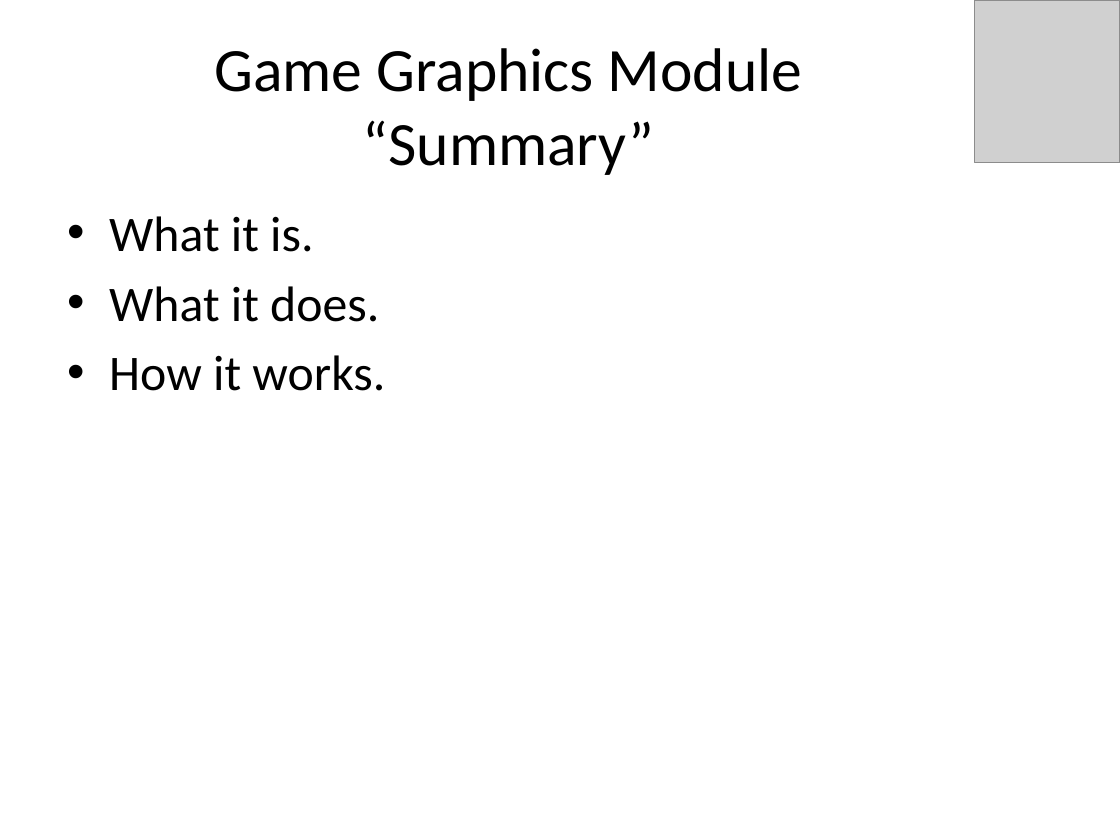
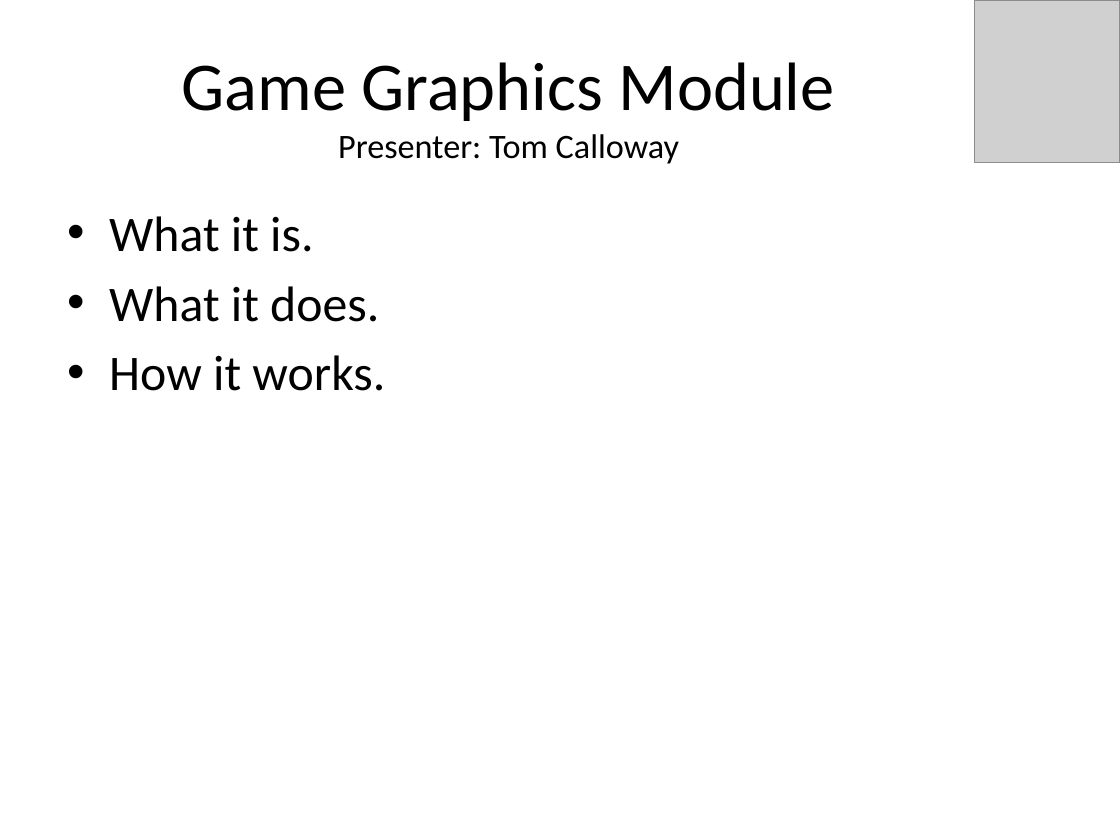
Before and after one commit to idxExtropy/duel-reality, a slide deck: slide 4 of Docs/DUEL REALITY .pptx. Drawn at 1120x840 pixels with LibreOffice and Linux fonts; fonts in the diff are those of the drawing; grey boxes stand for pictures. Boxes give left, top, right and bottom in pixels: in the first picture for what was removed or moved away, otherwise in the second. Text is boxed around its words. In the diff, an @@ line names an element or a change of style, - is before the commit and + after.

```diff
--- a/Docs/DUEL REALITY .pptx
+++ b/Docs/DUEL REALITY .pptx
@@ title at (x1=182, y1=62, x2=835, y2=164): text changed; size 39.6 to 22 pt @@
-Game Graphics Module
-“Summary”
+Game Graphics Module
+Presenter: Tom Calloway
```
